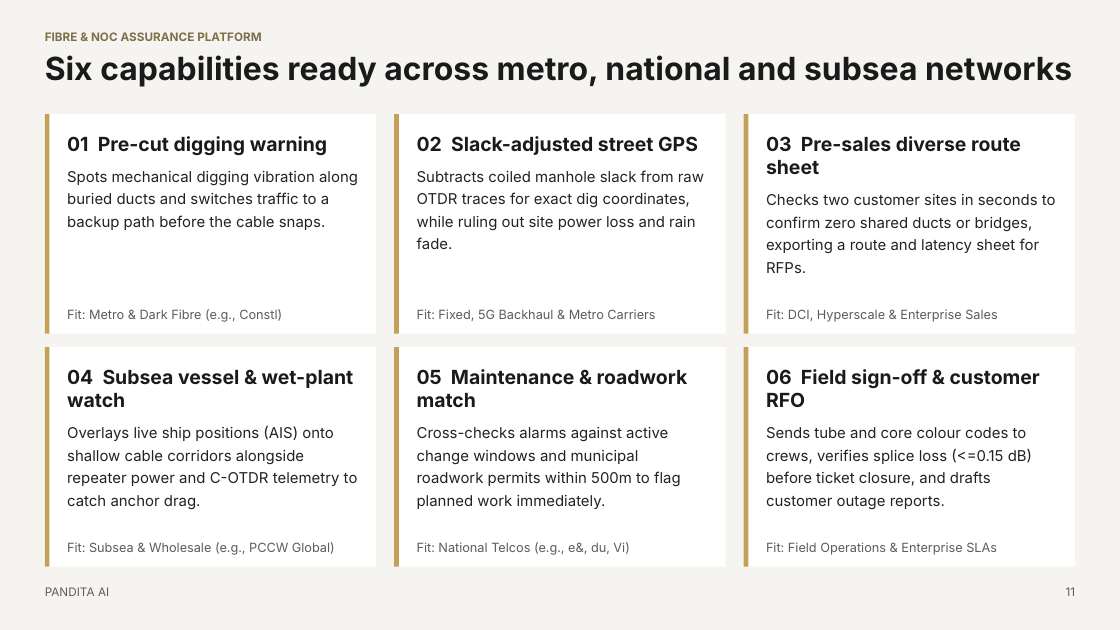
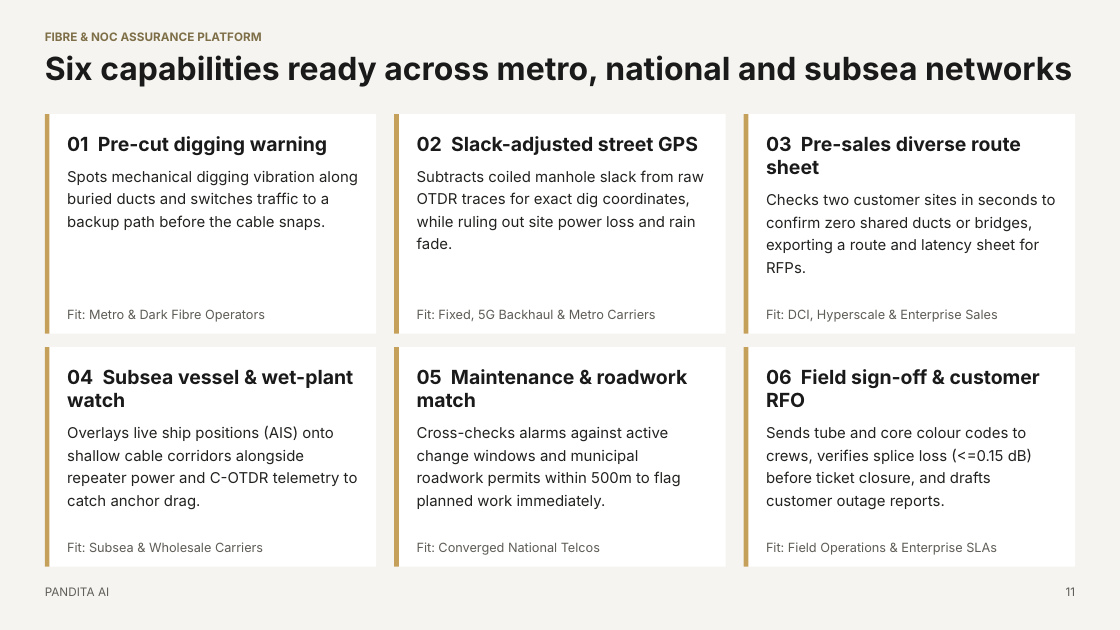
Before and after one commit to bhandiwad/netops, a slide deck: slide 11 of docs/Pandita_for_Telco_Deck_Updated.pptx. Drawn at 1120x630 pixels with LibreOffice and Linux fonts; fonts in the diff are those of the drawing. Boxes give left, top, right and bottom in pixels: in the first picture for what was removed or moved away, otherwise in the second. Text is boxed around its words. In the diff, an @@ line names an element or a change of style, - is before the commit and + after.

```diff
--- a/docs/Pandita_for_Telco_Deck_Updated.pptx
+++ b/docs/Pandita_for_Telco_Deck_Updated.pptx
@@ text at box(67, 309, 265, 322): text changed @@
-Fit: Metro & Dark Fibre (e.g., Constl)
+Fit: Metro & Dark Fibre Operators
@@ text at box(67, 542, 263, 552): text changed @@
-Fit: Subsea & Wholesale (e.g., PCCW Global)
+Fit: Subsea & Wholesale Carriers
@@ text at box(417, 542, 600, 555): text changed @@
-Fit: National Telcos (e.g., e&, du, Vi)
+Fit: Converged National Telcos
```
Also in this commit, not shown: 1 other slide changed, 8 other files.
